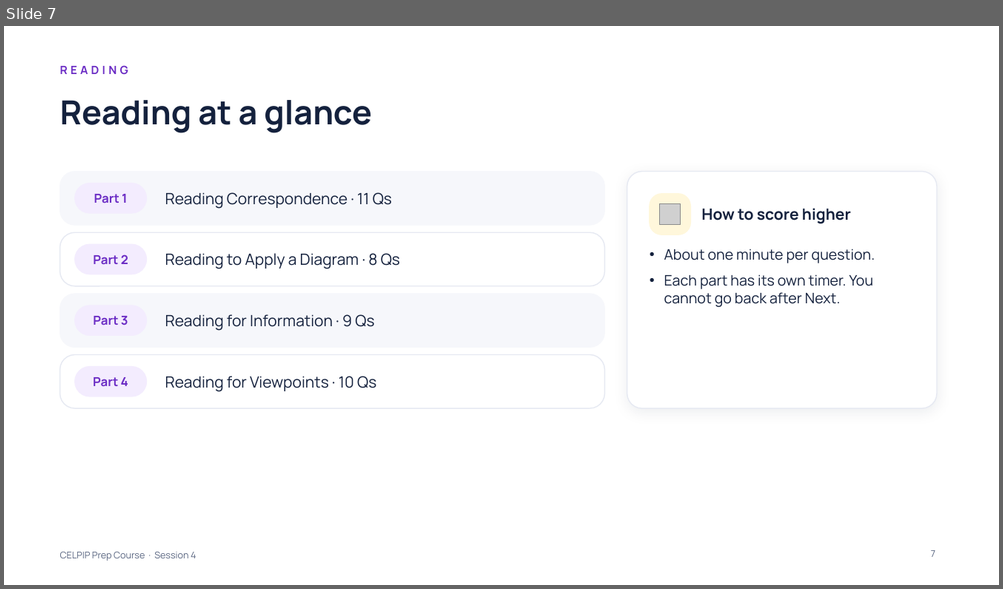
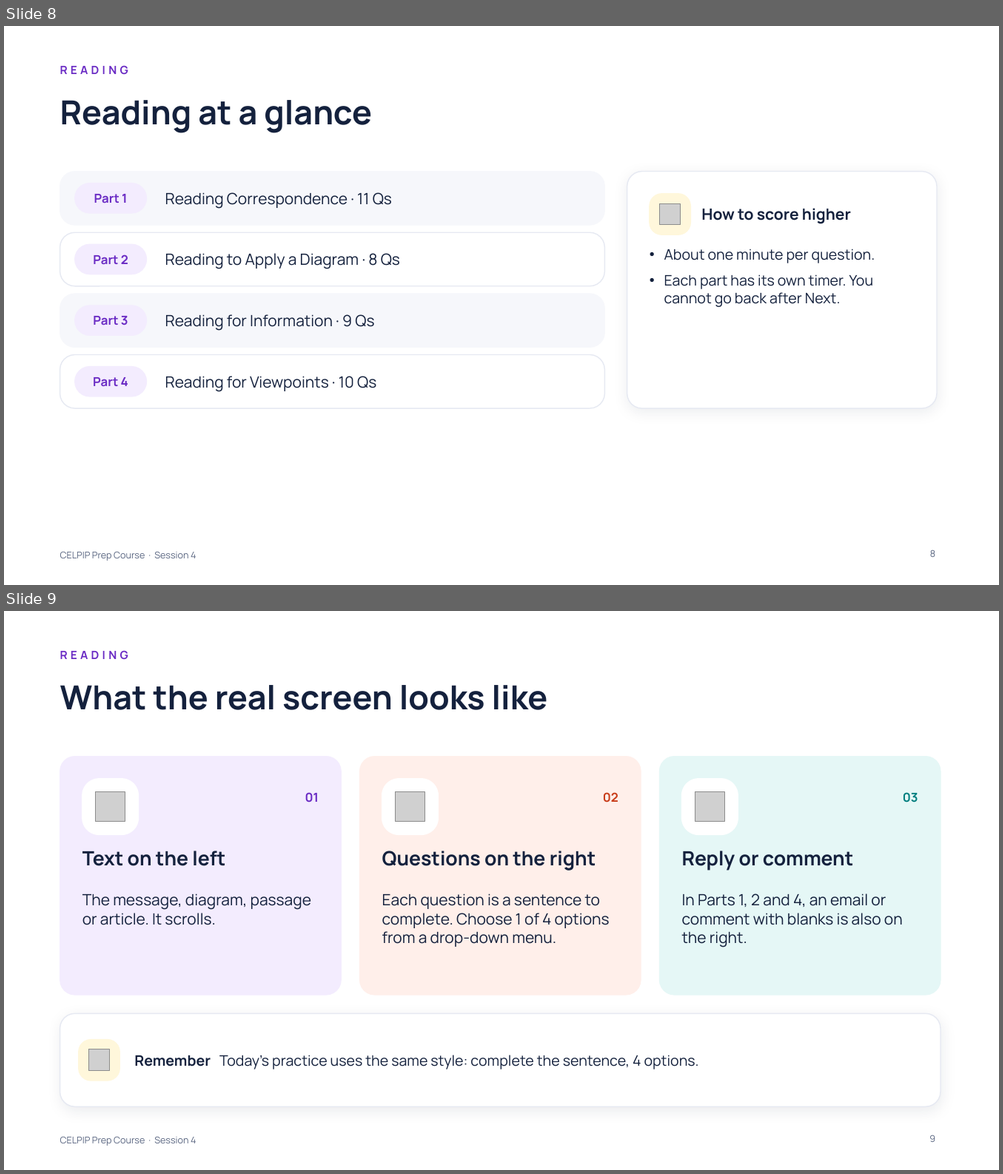
Before and after one commit to learnovateqa/The_English_Academy_CELPIP, a slide deck: decks/session-04.pptx. Shown one above the other, each under a label of ours: slide 7 before the commit, slides 8 and 9 after it. The pictures are 1003x589 and 1003x1174 pixels, drawn with LibreOffice and Linux fonts; fonts in the diff are those of the drawing; grey boxes stand for pictures. Boxes give left, top, right and bottom in pixels: in the first picture for what was removed or moved away, otherwise in the second. Text is boxed around its words. In the diff, an @@ line names an element or a change of style, - is before the commit and + after.

```diff
--- a/decks/session-04.pptx
+++ b/decks/session-04.pptx
@@ slide 9 added at box(4, 611, 999, 1170), background #FFFFFF; not listed: 1 template element that a slide beside it also shows @@
@@ text added at box(60, 650, 128, 659), 11 pt, text #6A2BC4, bold @@
+READING
@@ title added at box(60, 685, 548, 710), 32 pt, text #14213D, bold @@
+What the real screen looks like
@@ rounded rectangle added at box(60, 757, 341, 995), fill #F3ECFE, outline #F3ECFE 0.75 pt @@
@@ rounded rectangle added at box(360, 757, 641, 995), fill #FFEFEA, outline #FFEFEA 0.75 pt @@
@@ rounded rectangle added at box(659, 757, 940, 995), fill #E5F7F6, outline #E5F7F6 0.75 pt @@
@@ rounded rectangle added at box(82, 779, 138, 834), fill #FFFFFF, outline #FFFFFF 1 pt @@
@@ rounded rectangle added at box(382, 779, 438, 834), fill #FFFFFF, outline #FFFFFF 1 pt @@
@@ rounded rectangle added at box(681, 779, 737, 834), fill #FFFFFF, outline #FFFFFF 1 pt @@
@@ picture added at box(96, 792, 125, 821) @@
@@ text added at box(305, 792, 318, 802), 12 pt, text #6A2BC4, bold @@
+01
@@ picture added at box(395, 792, 425, 821) @@
@@ text added at box(603, 792, 618, 803), 12 pt, text #C93D1A, bold @@
+02
@@ picture added at box(695, 792, 724, 821) @@
@@ text added at box(902, 792, 918, 803), 12 pt, text #007F7F, bold @@
+03
@@ text added at box(82, 851, 225, 866), 19 pt, text #14213D, bold @@
+Text on the left
@@ text added at box(382, 851, 595, 871), 19 pt, text #14213D, bold @@
+Questions on the right
@@ text added at box(682, 851, 853, 871), 19 pt, text #14213D, bold @@
+Reply or comment
@@ text added at box(82, 894, 311, 925), 15 pt, text #14213D @@
+The message, diagram, passage or article. It scrolls.
@@ text added at box(382, 894, 609, 947), 15 pt, text #14213D @@
+Each question is a sentence to complete. Choose 1 of 4 options from a drop-down menu.
@@ text added at box(682, 894, 902, 948), 15 pt, text #14213D @@
+In Parts 1, 2 and 4, an email or comment with blanks is also on the right.
@@ rounded rectangle added at box(60, 1014, 940, 1107), fill #FFFFFF, outline #E6E9F2 1 pt @@
@@ rounded rectangle added at box(79, 1040, 119, 1081), fill #FFF7DB, outline #FFF7DB 1 pt @@
@@ picture added at box(88, 1050, 110, 1071) @@
@@ text added at box(134, 1055, 699, 1070), 14 pt, text #14213D @@
+Remember Today’s practice uses the same style: complete the sentence, 4 options.
@@ page number added at box(929, 1136, 935, 1142), 9 pt, text #5B6782 @@
+9
@@ what was slide 7 is now slide 8 @@
@@ page number at box(930, 550, 935, 557): text changed @@
-7
+8
```
Also in this commit, not shown: 10 slides changed, 2 other slides added, 2 other files.
